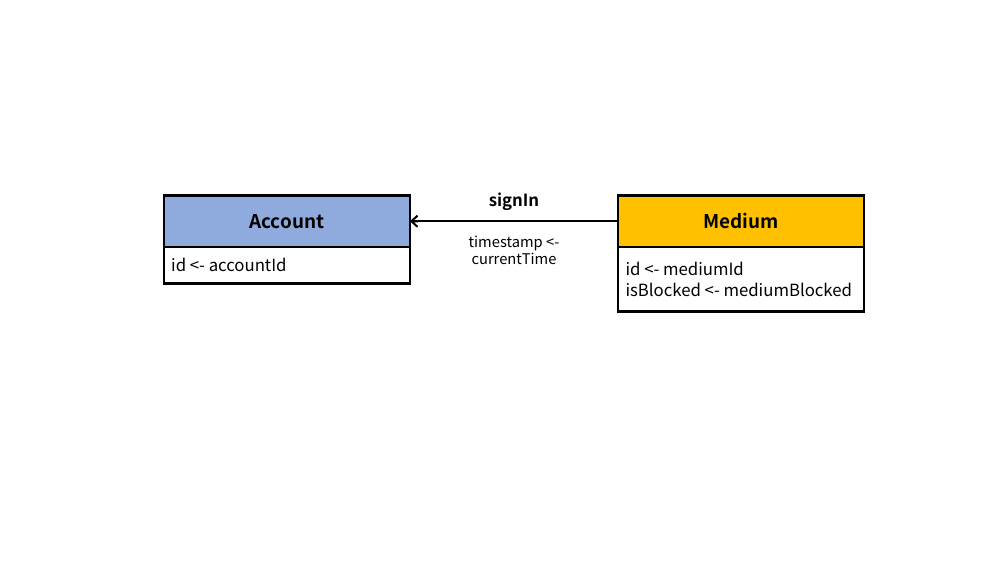
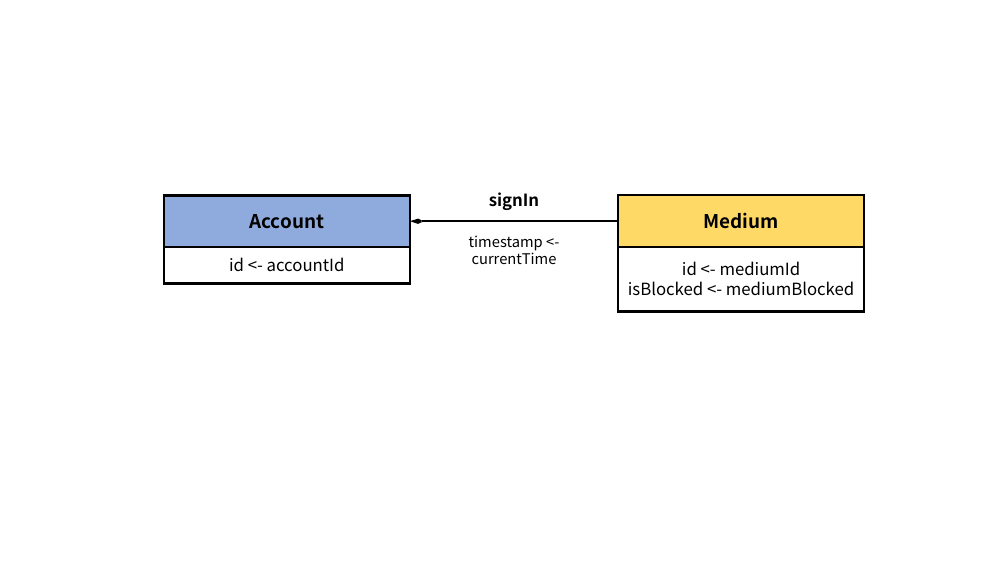
Before and after one commit to ldbc/ldbc_finbench_docs, a slide deck: slide 7 of patterns/transaction-write.pptx. Drawn at 1008x567 pixels with LibreOffice and Linux fonts; fonts in the diff are those of the drawing. Boxes give left, top, right and bottom in pixels: in the first picture for what was removed or moved away, otherwise in the second. Text is boxed around its words. In the diff, an @@ line names an element or a change of style, - is before the commit and + after.

```diff
--- a/patterns/transaction-write.pptx
+++ b/patterns/transaction-write.pptx
@@ rectangle "Account" at [164,196,411,247]: outline #000000 2.25 pt to #000000 2 pt @@
@@ rectangle "Medium" at [619,196,865,247]: fill #FFC000 to #FFD966; outline #000000 2.25 pt to #000000 2 pt @@
@@ arrow (410, 222) - (619, 222): stroke #000000 2.25 pt to #000000 2 pt @@
@@ rectangle "id <- accountId" at [164,247,411,284]: alignment left to centre; outline #000000 2.25 pt to #000000 2 pt @@
@@ rectangle "id <- mediumId" at [619,247,865,312]: alignment left to centre; outline #000000 2.25 pt to #000000 2 pt @@
```
Also in this commit, not shown: 13 other slides changed, 1 slide added, 51 other files.
